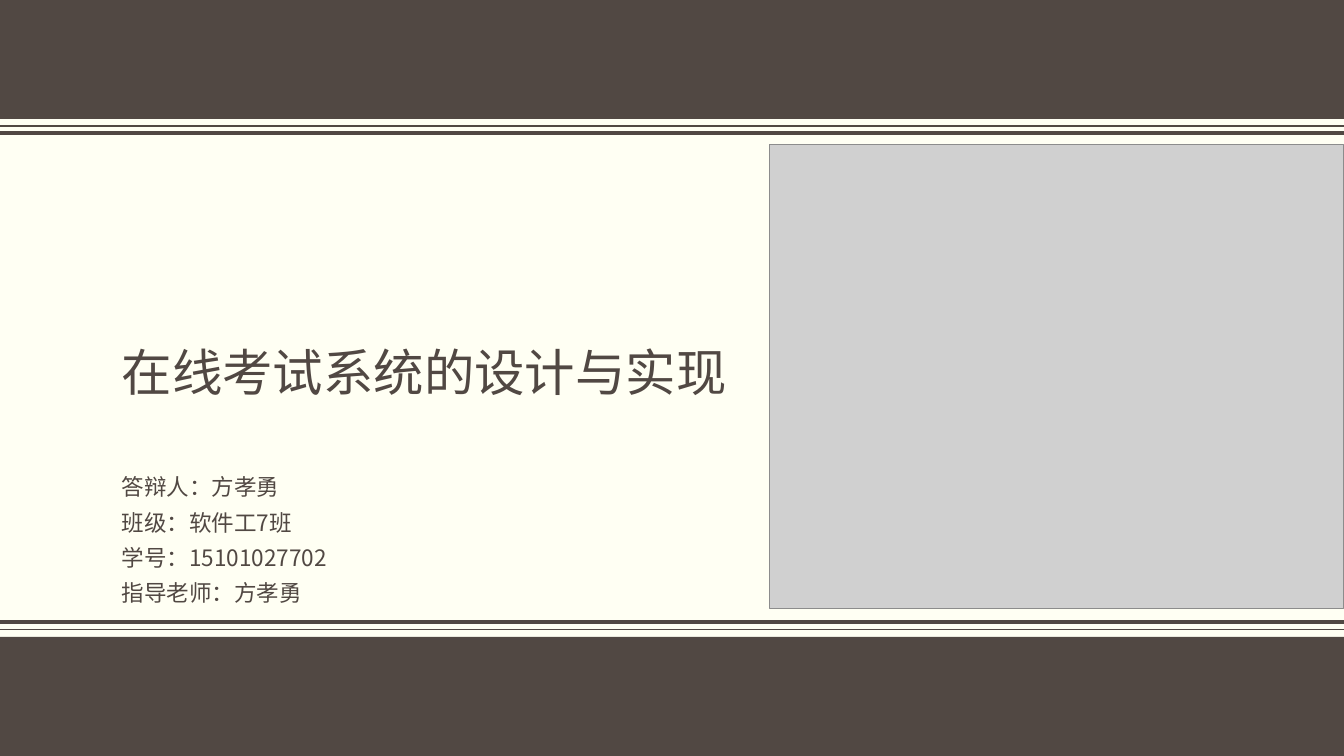
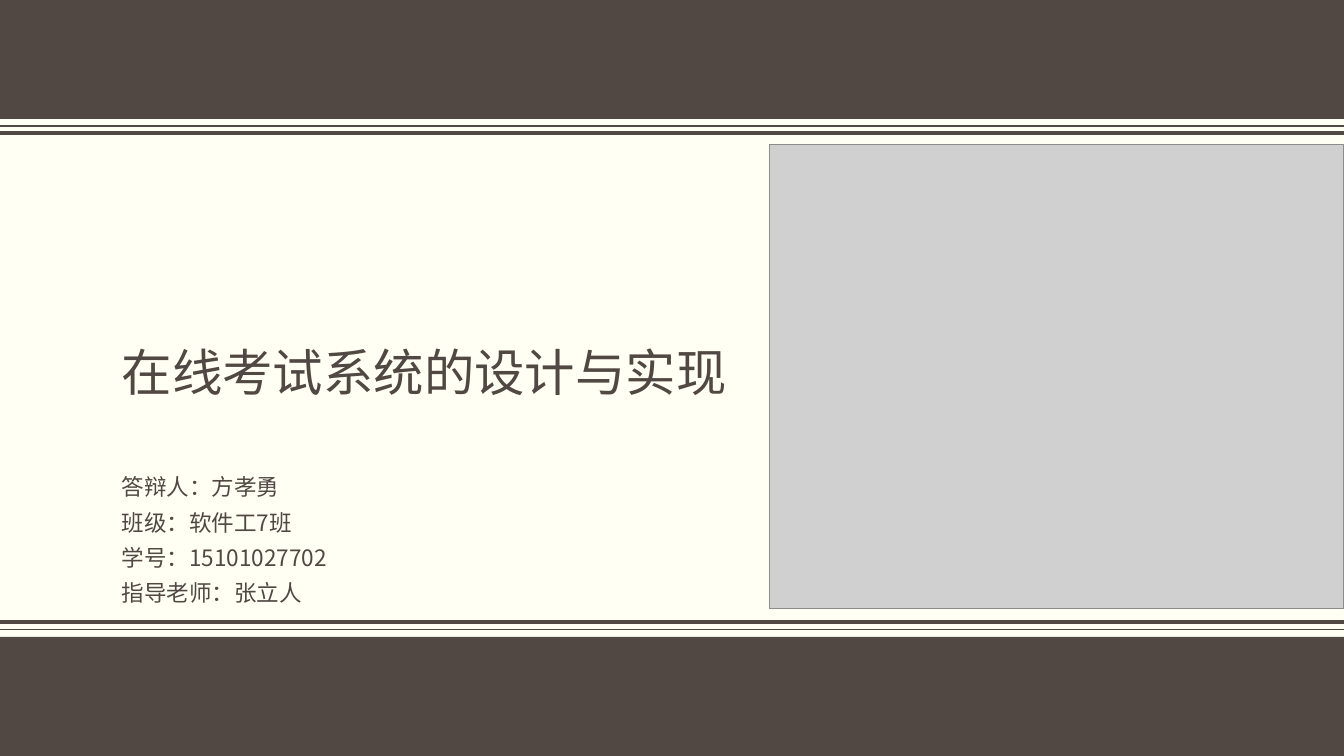
Before and after one commit to JOETION/springboot-penguin, a slide deck: slide 1 of preview/在线考试系统答辩PPT.pptx. Drawn at 1344x756 pixels with LibreOffice and Linux fonts; fonts in the diff are those of the drawing; grey boxes stand for pictures; background and template pictures are left out. Boxes give left, top, right and bottom in pixels: in the first picture for what was removed or moved away, otherwise in the second. Text is boxed around its words. In the diff, an @@ line names an element or a change of style, - is before the commit and + after.

```diff
--- a/preview/在线考试系统答辩PPT.pptx
+++ b/preview/在线考试系统答辩PPT.pptx
@@ subtitle at [122,582,302,603]: text changed @@
-指导老师：方孝勇
+指导老师：张立人
```
Also in this commit, not shown: 2 other files.
